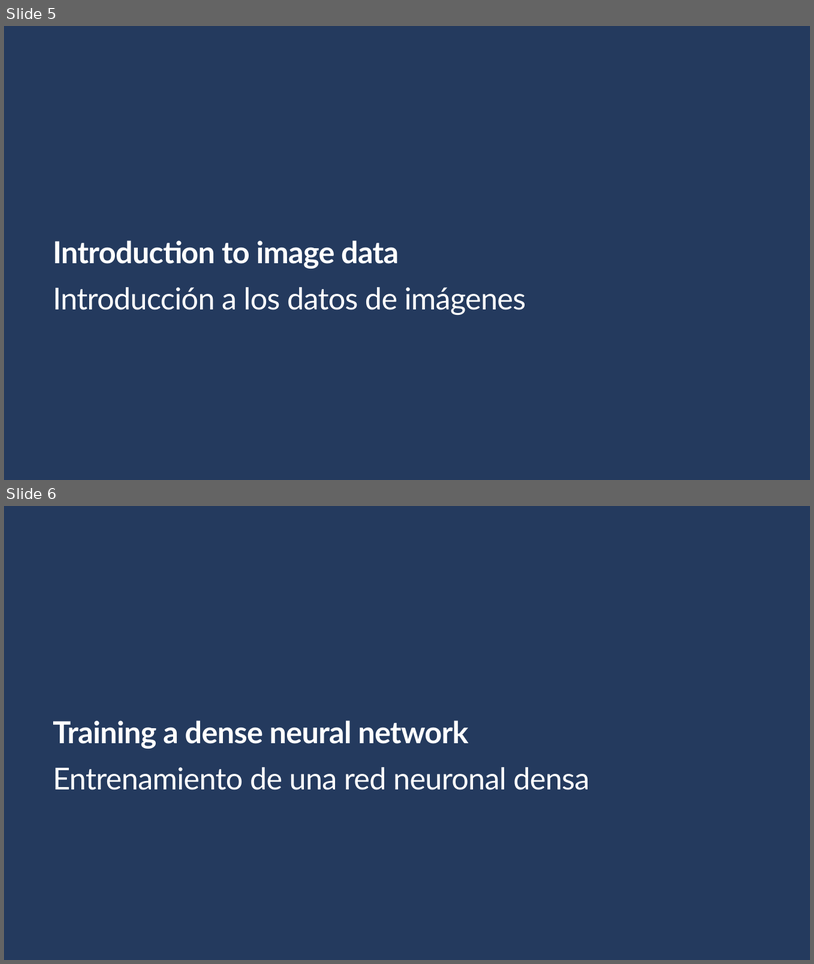
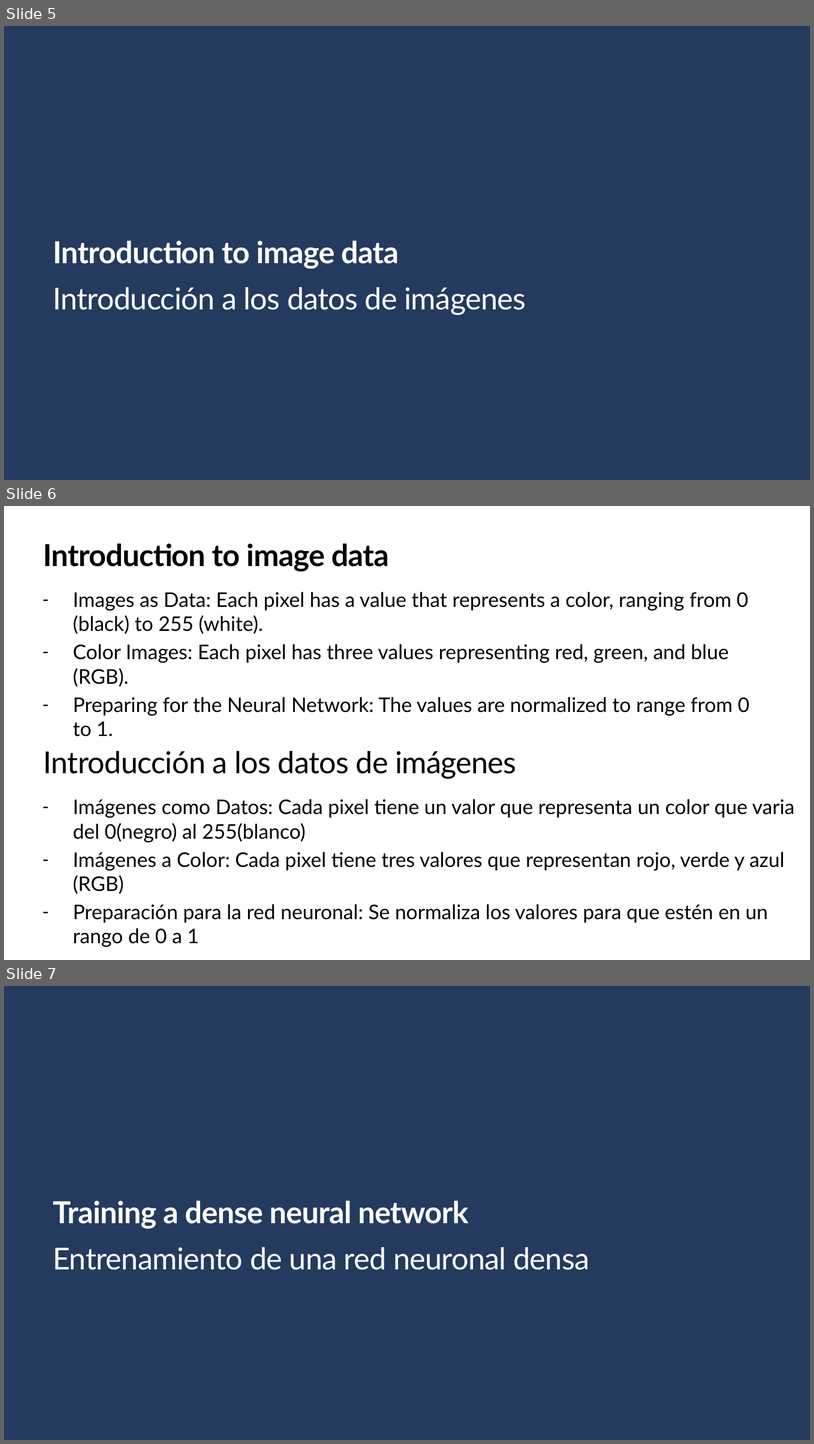
Before and after one commit to Gilberto-Guzman-Student-Ambassadors/Introduction_to_Computer_Vision_with_TensorFlow, a slide deck: presentation/slides.pptx. Shown one above the other, each under a label of ours: slides 5 and 6 before the commit, slides 5, 6 and 7 after it. The pictures are 814x964 and 814x1444 pixels, drawn with LibreOffice and Linux fonts; fonts in the diff are those of the drawing; background and template pictures are left out. Boxes give left, top, right and bottom in pixels: in the first picture for what was removed or moved away, otherwise in the second. Text is boxed around its words. In the diff, an @@ line names an element or a change of style, - is before the commit and + after.

```diff
--- a/presentation/slides.pptx
+++ b/presentation/slides.pptx
@@ slide 6 added at box(4, 506, 810, 960), background #FFFFFF @@
@@ title added at box(43, 543, 389, 571), 36 pt, text #000000, bold @@
+Introduction to image data
@@ text added at box(73, 592, 750, 736), 24 pt, text #000000 @@
+– Images as Data: Each pixel has a value that represents a color, ranging from 0 (black) to 255 (white).
+– Color Images: Each pixel has three values representing red, green, and blue (RGB).
+– Preparing for the Neural Network: The values are normalized to range from 0 to 1.
@@ text added at box(44, 751, 517, 778), 36 pt, text #000000 @@
+Introducción a los datos de imágenes
@@ text added at box(73, 799, 795, 946), 24 pt, text #000000 @@
+– Imágenes como Datos: Cada pixel tiene un valor que representa un color que varia del 0(negro) al 255(blanco)
+– Imágenes a Color: Cada pixel tiene tres valores que representan rojo, verde y azul (RGB)
+– Preparación para la red neuronal: Se normaliza los valores para que estén en un rango de 0 a 1
@@ what was slide 6 is now slide 7 @@
```
Also in this commit, not shown: 19 other files.
